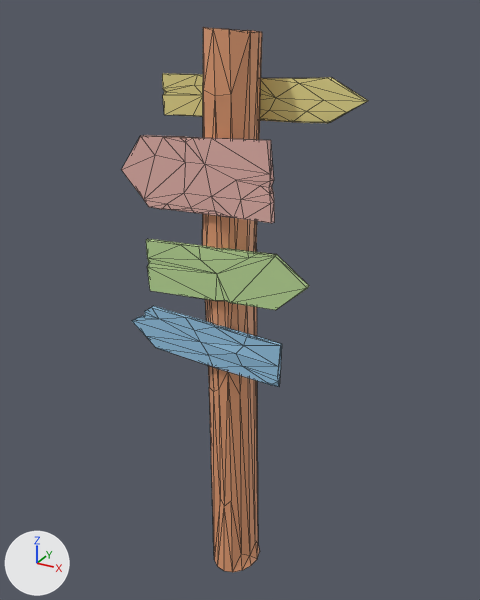
The glTF model public/models/Signboard.glb: old version first, new version second.
The view is the same before and after, from a 50 mm camera at (2.52, -4.5, 5.06) aimed at (-0.01, 0.09, 2.76). Arrows for +X, +Y and +Z are at lower left; the lights stay in place. Mesh edges are drawn as thin lines. Where no turn or scale is listed for an object, it has been applied to the vertices.

Script lines for the objects in view, before the commit:
```python
mat_signboard_1 = principled_material('Signboard 1')
mat_signboard_1.base_color = (0.31, 0.574, 0.8)  # blue #97c7e7
mat_signboard_2 = principled_material('Signboard 2')
mat_signboard_2.base_color = (0.524, 0.736, 0.328)  # green #c0df9b
mat_signboard_3 = principled_material('Signboard 3')
mat_signboard_3.base_color = (0.8, 0.458, 0.412)  # pink #e7b4ac
me_cube_001 = bpy.data.meshes.new('Cube.001')
me_cube_001.from_pydata(...)  # 50 vertices, 96 faces; spans x -0.857..0.602, y -0.032..0.021, z -0.225..0.223
me_cube_001.materials.append(mat_signboard_1)  # blue #97c7e7
me_cube_002 = bpy.data.meshes.new('Cube.002')
me_cube_002.from_pydata(...)  # 32 vertices, 60 faces; spans x -0.574..0.82, y -0.066..0.086, z -0.237..0.236
me_cube_002.materials.append(mat_signboard_2)  # green #c0df9b
me_cube_005 = bpy.data.meshes.new('Cube.005')
me_cube_005.from_pydata(...)  # 50 vertices, 96 faces; spans x -0.73..1.01, y -0.03..0.04, z -0.18..0.17
me_cube_005.materials.append(mat_signboard_4)  # yellow #e7dd8f
me_cube_006 = bpy.data.meshes.new('Cube.006')
me_cube_006.from_pydata(...)  # 61 vertices, 118 faces; spans x -0.88..0.63, y -0.12..0.16, z -0.33..0.33
me_cube_006.materials.append(mat_signboard_3)  # pink #e7b4ac
ob_signboard_1 = bpy.data.objects.new('Signboard 1', me_cube_001)
ob_signboard_1.location = (-0.046, -0.255, 2.465)
ob_signboard_2 = bpy.data.objects.new('Signboard 2', me_cube_002)
ob_signboard_2.location = (-0.071, -0.284, 3.121)
ob_signboard_3 = bpy.data.objects.new('Signboard 3', me_cube_006)
ob_signboard_3.location = (-0.088, -0.311, 3.902)
ob_signboard_4 = bpy.data.objects.new('Signboard 4', me_cube_005)
ob_signboard_4.location = (-0.043, 0.182, 4.428)
# also in view: 'Sing Post' at (-0.01, 0.0, 2.45)
```
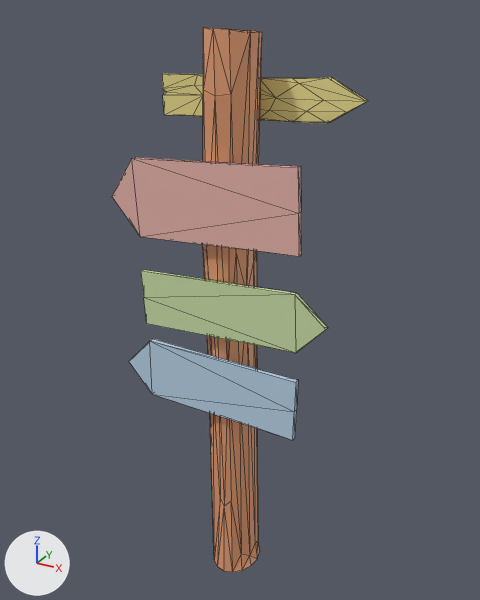
The edits, one by one:
Material 'Signboard 1' (mat_signboard_1) changes colour from blue #97c7e7 to pink #e7b4ac; in linear values from (0.31, 0.574, 0.8) to (0.8, 0.458, 0.412).
Material 'Signboard 2' (mat_signboard_2) changes colour from green #bfdf9b to green #ccdfa8; in linear values from (0.524, 0.736, 0.328) to (0.602, 0.736, 0.394).
Material 'Signboard 3' (mat_signboard_3) changes colour from pink #e7b4ac to blue #b9d3e7; in linear values from (0.8, 0.458, 0.412) to (0.487, 0.65, 0.8).
Mesh me_cube_015 is new.
It has 12 vertices, 20 faces and spans x -0.96..0.71, y -0.02..0.02, z -0.29..0.29.
It uses material mat_signboard_3 (blue #b9d3e7).
Mesh me_cube_014 is new.
It has 12 vertices, 20 faces and spans x -0.72..0.96, y -0.02..0.02, z -0.28..0.28.
It uses material mat_signboard_2 (green #ccdfa8).
Mesh me_cube_007 is new.
It has 12 vertices, 20 faces and spans x -0.96..0.72, y -0.02..0.02, z -0.36..0.36.
It uses material mat_signboard_1 (pink #e7b4ac).
Object 'Signboard 1' (ob_signboard_1) is deleted.
Object 'Signboard 2' (ob_signboard_2) is deleted.
Object 'Signboard 3' (ob_signboard_3) is deleted.
Object 'Board 3' (ob_board_3) is new; it shows me_cube_015.
Its location is (-0.007, -0.262, 2.077).
Object 'Board 2' (ob_board_2) is new; it shows me_cube_014.
Its location is (-0.012, -0.297, 2.825).
Object 'Board 1' (ob_board_1) is new; it shows me_cube_007.
Its location is (-0.006, -0.32, 3.701).

Where the change shows, as pixel boxes (x1, y1, x2, y2) in the pictures (480 x 600 px):
'Board 1', added (pink): after (112, 157, 302, 256)
'Signboard 3', deleted (pink): before (121, 135, 275, 223)
'Board 2', added (green): after (141, 270, 328, 353)
'Board 3', added (blue): after (129, 339, 298, 440)
'Signboard 2', deleted (green): before (146, 239, 309, 310)
'Signboard 1', deleted (blue): before (132, 306, 282, 387)
